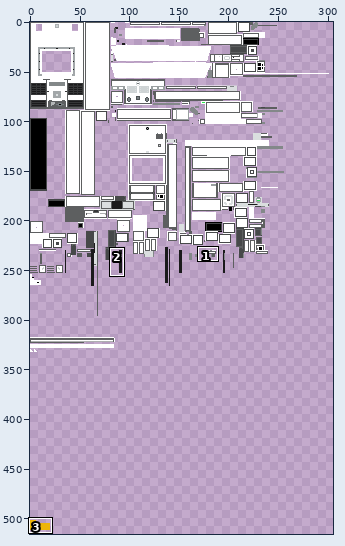
Sprite sheet: doodle tank Resources/textures/entity/tiger_1/default.png. The picture above shows the old version from afar; the outline marks the close-up.
Close-up. The starting point:
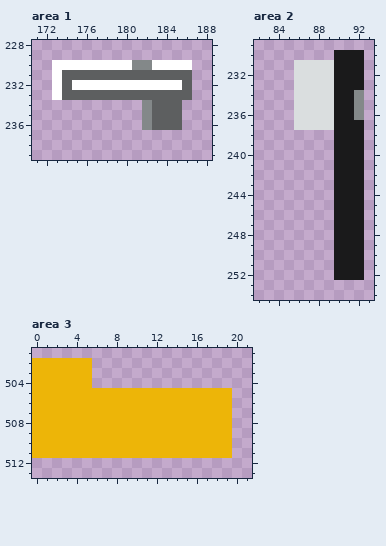
The file is 2048x2048 pixels. Colours within 5 levels of each other are drawn and written as one. Shown: area 1: x 171..188, y 228..239; area 2: x 82..93, y 229..254; area 3: x 0..21, y 501..513. The wide view leaves out empty margins. The commit also changed other parts of the picture, which this record leaves out.
After the commit:
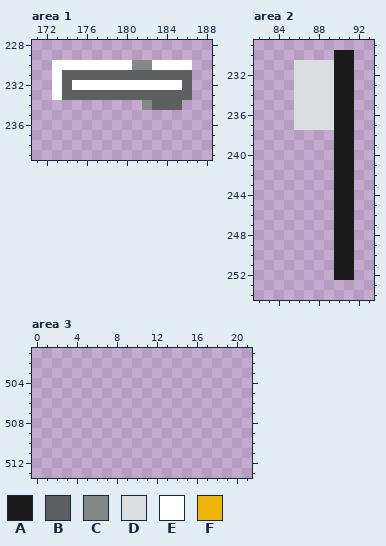
Palette (. is transparent): A #1a1a1b  B #5d5f60  C #838889  D #dadedf  E #ffffff  F #edb508
From old to new:
Area 1:
y 235..236: x 182..185 CBBB -> ....
Area 2:
y 230..233: x 92 A -> .
y 234..236: x 92 C -> .
y 237..252: x 92 A -> .
Area 3:
y 502..504: x 0..5 FFFFFF -> ......
y 505..511: x 0..19 FFFFFFFFFFFFFFFFFFFF -> ....................
Where, in picture pixels (left, top, right, bottom), the same in both close-ups:
erased: (142, 110, 182, 130)
erased: (354, 50, 364, 280)
erased: (32, 358, 232, 458)
